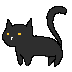
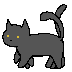
Layers edited between the first and the second 72 × 72 image:
added layer "Cat4" (1st of 3) above "Cat4" over bbox(2, 11, 64, 69)
added layer "Cat4" (2nd of 3) above "Cat4" over bbox(2, 4, 67, 69)
renamed "圖層 1" to "Cat4", painted on it over bbox(2, 6, 67, 69)
